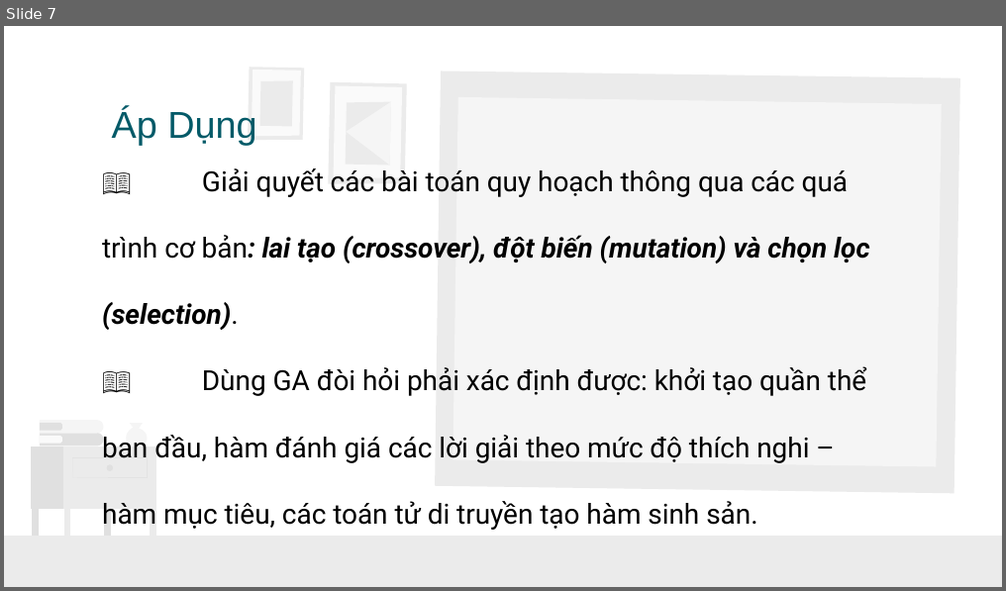
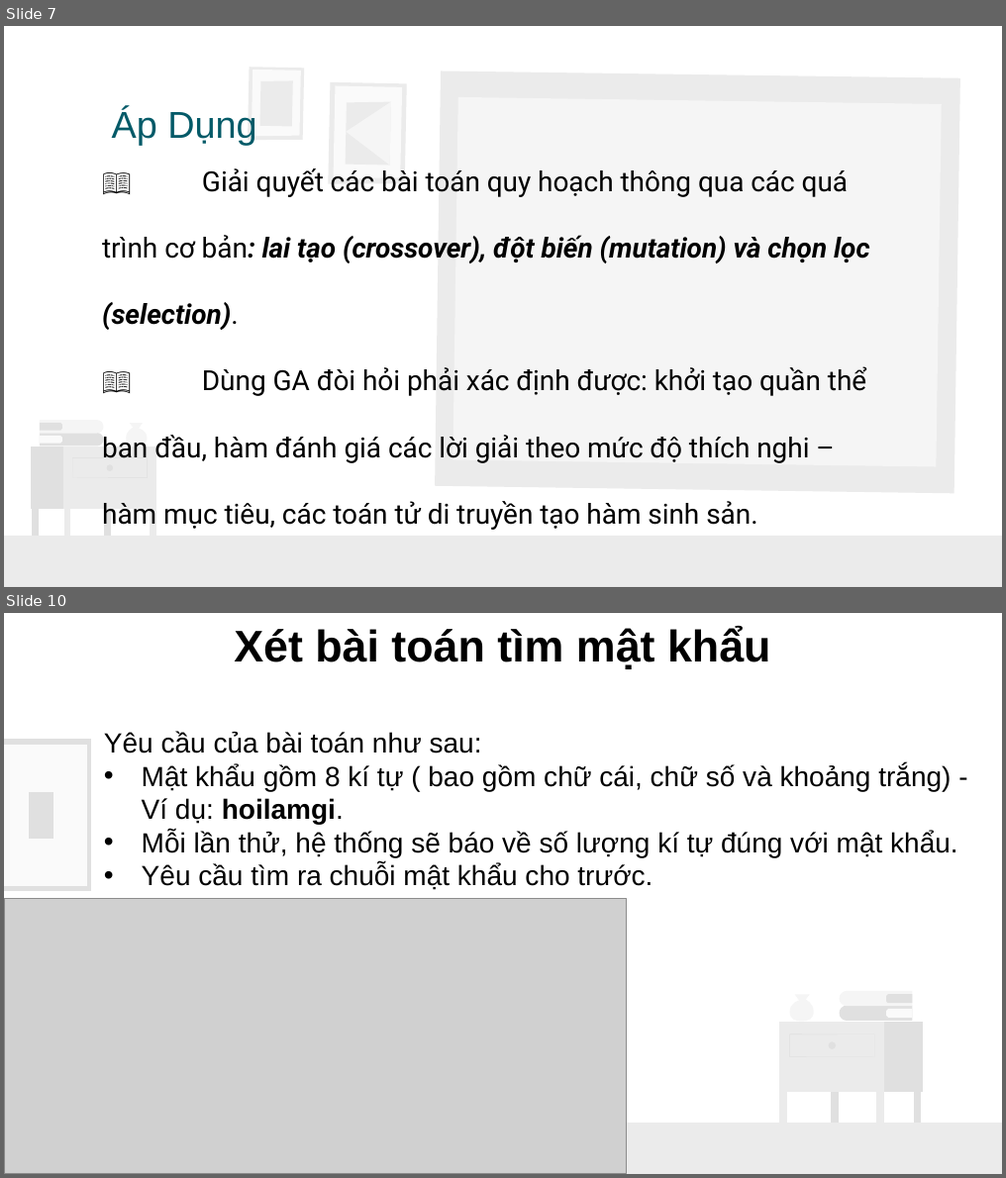
Before and after one commit to TooCuteToo/GiaiThuatTienHoa, a slide deck: ThuatTienHoa_I.pptx. Shown one above the other, each under a label of ours: slide 7 before the commit, slides 7 and 10 after it; the slides between them are not shown. The pictures are 1006x591 and 1006x1178 pixels, drawn with LibreOffice and Linux fonts; fonts in the diff are those of the drawing; grey boxes stand for pictures. Boxes give left, top, right and bottom in pixels: in the first picture for what was removed or moved away, otherwise in the second. Text is boxed around its words. In the diff, an @@ line names an element or a change of style, - is before the commit and + after.

```diff
--- a/ThuatTienHoa_I.pptx
+++ b/ThuatTienHoa_I.pptx
@@ slide 10 added at [4, 613, 1002, 1174], background #FFFFFF; not listed: 1 template element that a slide beside it also shows @@
@@ text added at [234, 627, 770, 669], 32 pt, text #000000, bold @@
+Xét bài toán tìm mật khẩu
@@ text added at [104, 731, 958, 890], 20 pt, text #000000 @@
+Yêu cầu của bài toán như sau:
+• Mật khẩu gồm 8 kí tự ( bao gồm chữ cái, chữ số và khoảng trắng) - Ví dụ: hoilamgi.
+• Mỗi lần thử, hệ thống sẽ báo về số lượng kí tự đúng với mật khẩu.
+• Yêu cầu tìm ra chuỗi mật khẩu cho trước.
@@ freeform shape added at [4, 739, 92, 891], fill #E0E0E0 @@
@@ freeform shape added at [4, 745, 87, 886], fill #FAFAFA @@
@@ freeform shape added at [29, 792, 54, 839], fill #E0E0E0 @@
@@ picture added at [4, 898, 627, 1173] @@
@@ group added at [779, 991, 922, 1124]: 13 freeform shapes @@
```
Also in this commit, not shown: 1 slide changed, 12 other slides added, 1 other file.
